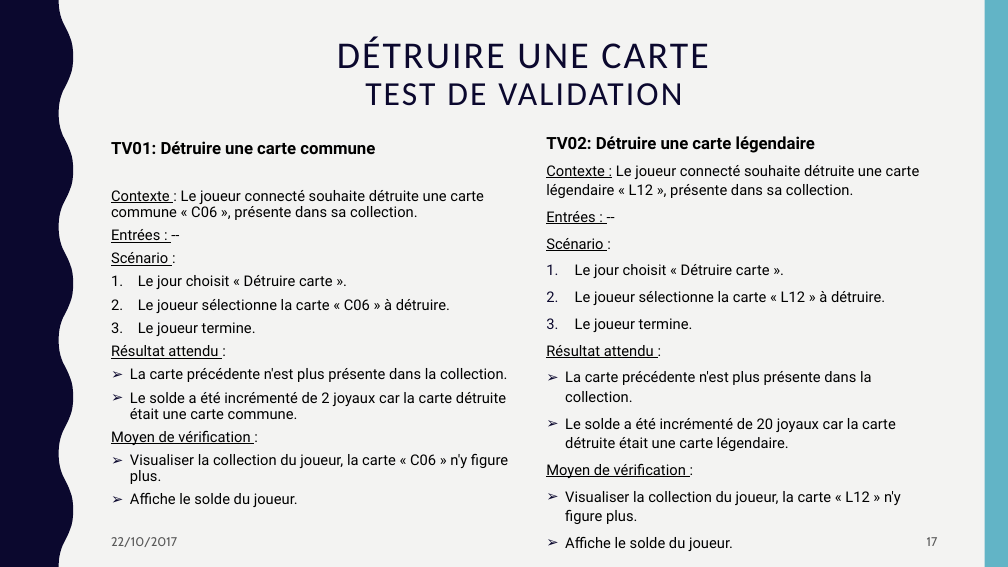
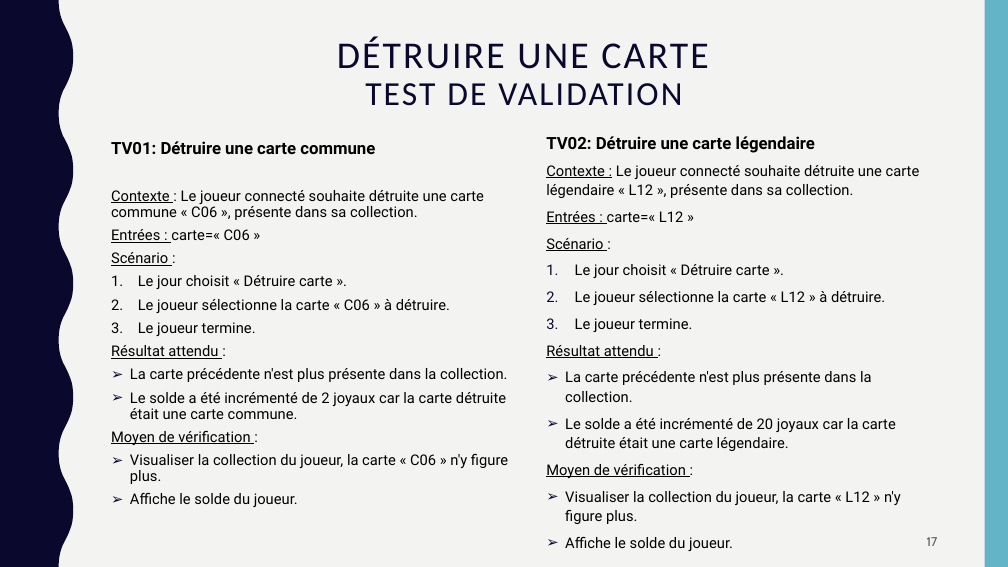
Before and after one commit to AlexiaBourmaud/StoneHearth, a slide deck: slide 17 of presentation/présentation2.pptx. Drawn at 1008x567 pixels with LibreOffice and Linux fonts; fonts in the diff are those of the drawing. Boxes give left, top, right and bottom in pixels: in the first picture for what was removed or moved away, otherwise in the second. Text is boxed around its words. In the diff, an @@ line names an element or a change of style, - is before the commit and + after.

```diff
--- a/presentation/présentation2.pptx
+++ b/presentation/présentation2.pptx
@@ text at (111, 229, 250, 243): text changed @@
-Entrées : --
+Entrées : carte=« C06 »
@@ text at (546, 211, 683, 224): text changed @@
-Entrées : --
+Entrées : carte=« L12 »
@@ text removed at (111, 537, 177, 547) @@
-22/10/2017
```
Also in this commit, not shown: 18 other slides changed.
